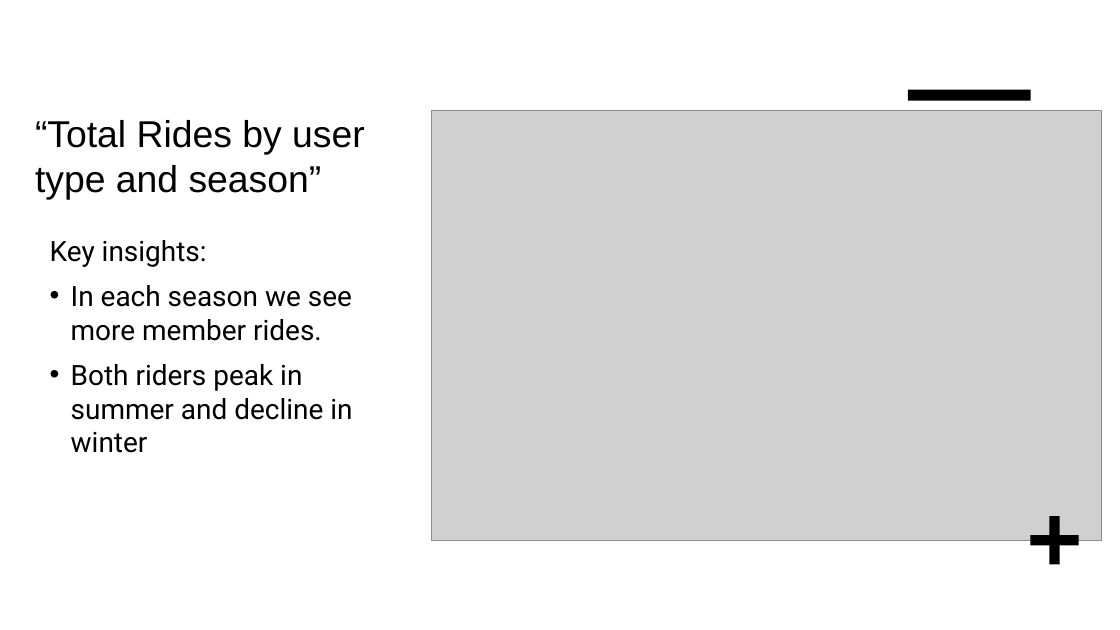
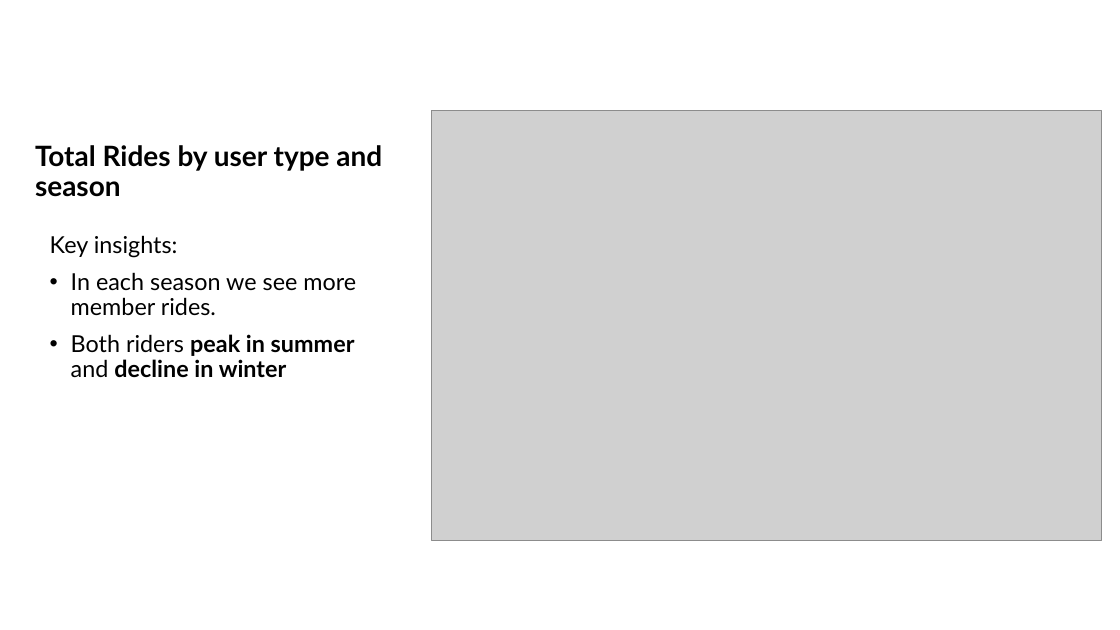
Before and after one commit to aruzhanKar/-Cyclistic-bike-share-analysis-case-study-, a slide deck: slide 9 of Cyclistic visualizations .pptx. Drawn at 1120x630 pixels with LibreOffice and Linux fonts; fonts in the diff are those of the drawing; grey boxes stand for pictures. Boxes give left, top, right and bottom in pixels: in the first picture for what was removed or moved away, otherwise in the second. Text is boxed around its words. In the diff, an @@ line names an element or a change of style, - is before the commit and + after.

```diff
--- a/Cyclistic visualizations .pptx
+++ b/Cyclistic visualizations .pptx
@@ rectangle removed at (0,0,1120,630) @@
@@ title "Total Rides by user type ..." at (35,145,382,197): vertical alignment top to middle @@
@@ rectangle removed at (566,101,1078,630) @@
@@ rectangle removed at (908,90,1031,101) @@
@@ title at (35,145,382,197): text changed; size 32 to 24 pt; font Arial to Lato; bold on @@
-“Total Rides by user type and season”
+Total Rides by user type and season
@@ text "Key insights:" at (50,235,356,377): size 24 to 20 pt, font Roboto to Lato; bold on in "peak in summer decline in winter"; line spacing 1 to 0.9 @@
@@ plus removed at (1031,516,1079,564) @@
```
Also in this commit, not shown: 14 other slides changed.
